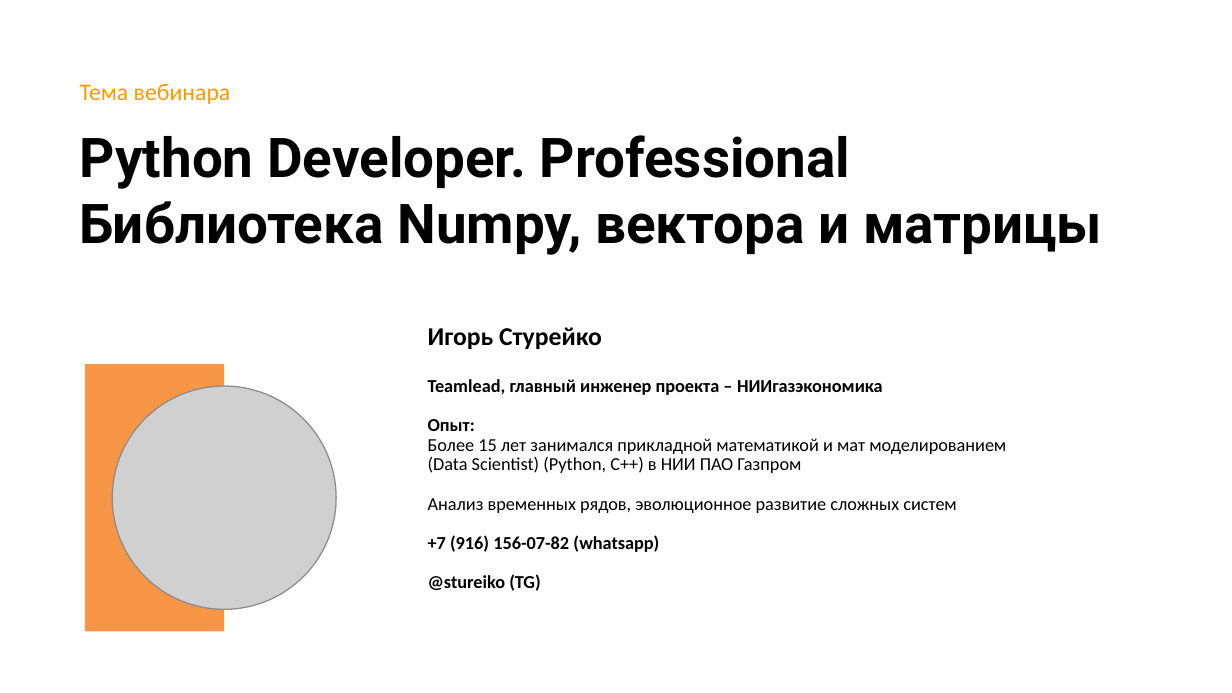
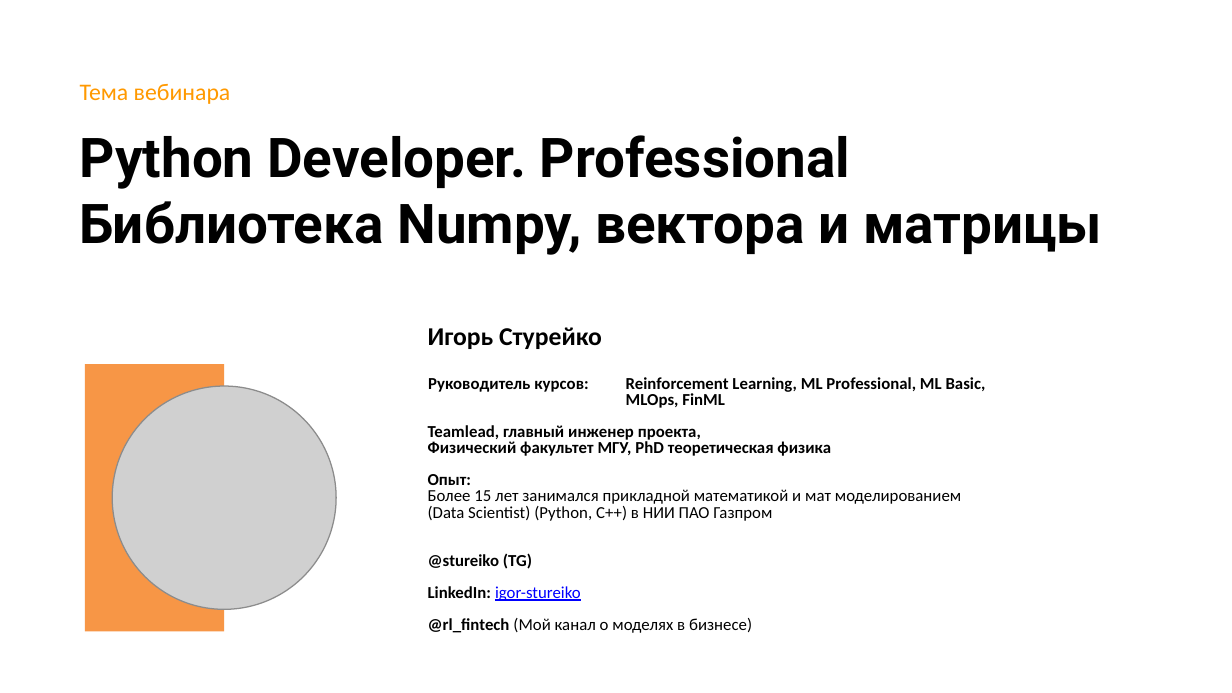
Before and after one commit to stureiko/Otus_lectures, a slide deck: slide 3 of Python/21_NumPy/Presentation/21_Библиотека_Numpy.pptx. Drawn at 1232x693 pixels with LibreOffice and Linux fonts; fonts in the diff are those of the drawing; grey boxes stand for pictures; background and template pictures are left out. Boxes give left, top, right and bottom in pixels: in the first picture for what was removed or moved away, otherwise in the second. Text is boxed around its words. In the diff, an @@ line names an element or a change of style, - is before the commit and + after.

```diff
--- a/Python/21_NumPy/Presentation/21_Библиотека_Numpy.pptx
+++ b/Python/21_NumPy/Presentation/21_Библиотека_Numpy.pptx
@@ text at bbox=[428, 377, 986, 456]: text changed; size 10.6 to 9.8 pt @@
-Teamlead, главный инженер проекта – НИИгазэкономика
+Руководитель курсов: Reinforcement Learning, ML Professional, ML Basic,
+MLOps, FinML
+Teamlead, главный инженер проекта,
+Физический факультет МГУ, PhD теоретическая физика
@@ text at bbox=[428, 474, 961, 569]: size 10.6 to 9.8 pt in "Опыт:", "Более 15 лет занимался прикладной математикой и ...", "(Data Scientist) (Python, С++) в НИИ ПАО ...", "@stureiko (TG)"; line spacing 0.9 to 0.8 @@
@@ text at bbox=[428, 498, 957, 552]: paragraphs removed @@
-Анализ временных рядов, эволюционное развитие сложных систем
-+7 (916) 156-07-82 (whatsapp)
@@ text at bbox=[428, 586, 752, 633]: paragraphs added @@
+LinkedIn: igor-stureiko
+@rl_fintech (Мой канал о моделях в бизнесе)
```
Also in this commit, not shown: 1 other slide changed, 10 other files.
